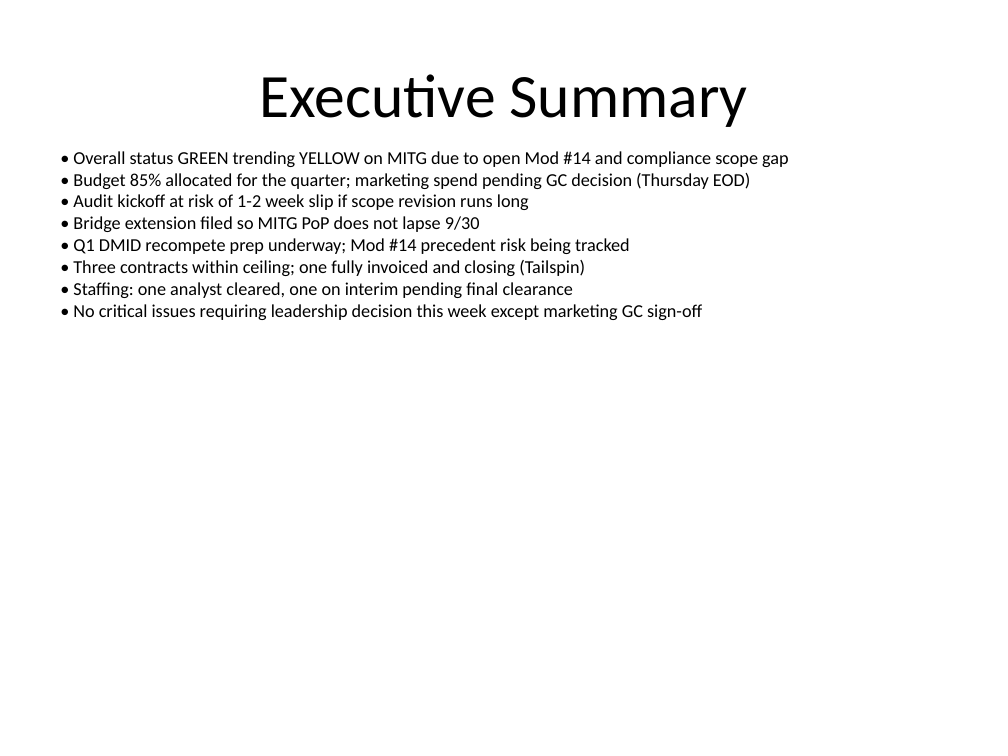
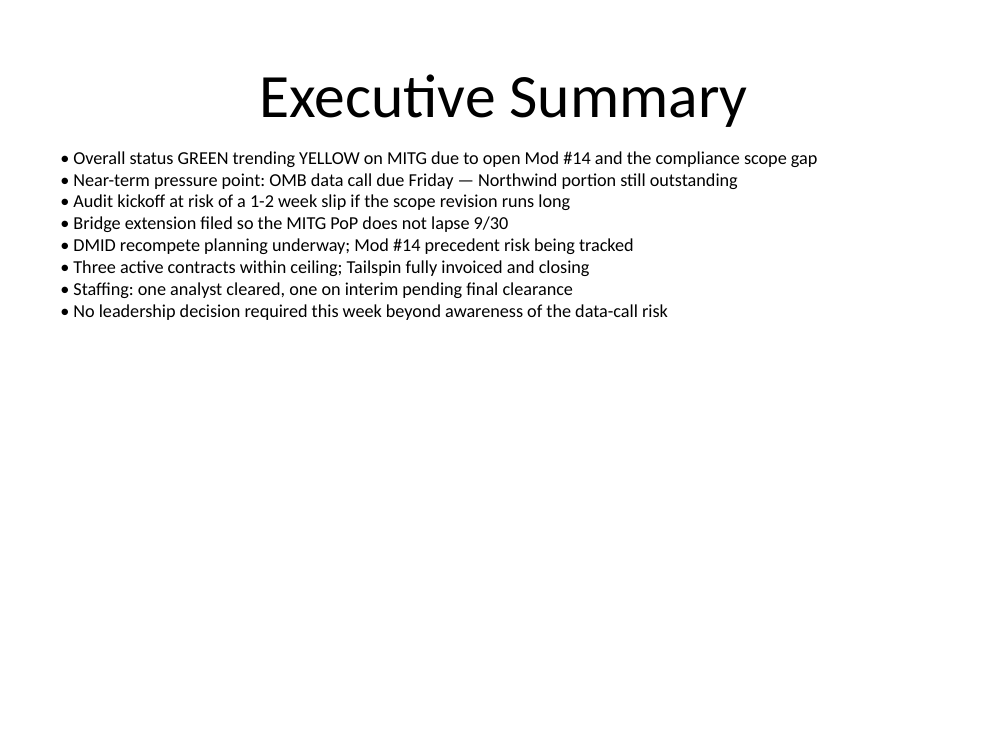
Before and after one commit to opsgility/cciio-phase2, a slide deck: slide 2 of assets/Quarterly_Deck.pptx. Drawn at 1008x756 pixels with LibreOffice and Linux fonts; fonts in the diff are those of the drawing. Boxes give left, top, right and bottom in pixels: in the first picture for what was removed or moved away, otherwise in the second. Text is boxed around its words. In the diff, an @@ line names an element or a change of style, - is before the commit and + after.

```diff
--- a/assets/Quarterly_Deck.pptx
+++ b/assets/Quarterly_Deck.pptx
@@ text at <box>73,151,817,276</box>: text changed @@
-• Overall status GREEN trending YELLOW on MITG due to open Mod #14 and compliance scope gap
-• Budget 85% allocated for the quarter; marketing spend pending GC decision (Thursday EOD)
-• Audit kickoff at risk of 1-2 week slip if scope revision runs long
-• Bridge extension filed so MITG PoP does not lapse 9/30
-• Q1 DMID recompete prep underway; Mod #14 precedent risk being tracked
-• Three contracts within ceiling; one fully invoiced and closing (Tailspin)
+• Overall status GREEN trending YELLOW on MITG due to open Mod #14 and the compliance scope gap
+• Near-term pressure point: OMB data call due Friday — Northwind portion still outstanding
+• Audit kickoff at risk of a 1-2 week slip if the scope revision runs long
+• Bridge extension filed so the MITG PoP does not lapse 9/30
+• DMID recompete planning underway; Mod #14 precedent risk being tracked
+• Three active contracts within ceiling; Tailspin fully invoiced and closing
@@ text at <box>73,304,668,320</box>: text changed @@
-• No critical issues requiring leadership decision this week except marketing GC sign-off
+• No leadership decision required this week beyond awareness of the data-call risk
```
Also in this commit, not shown: 8 other slides changed, 4 other files.
